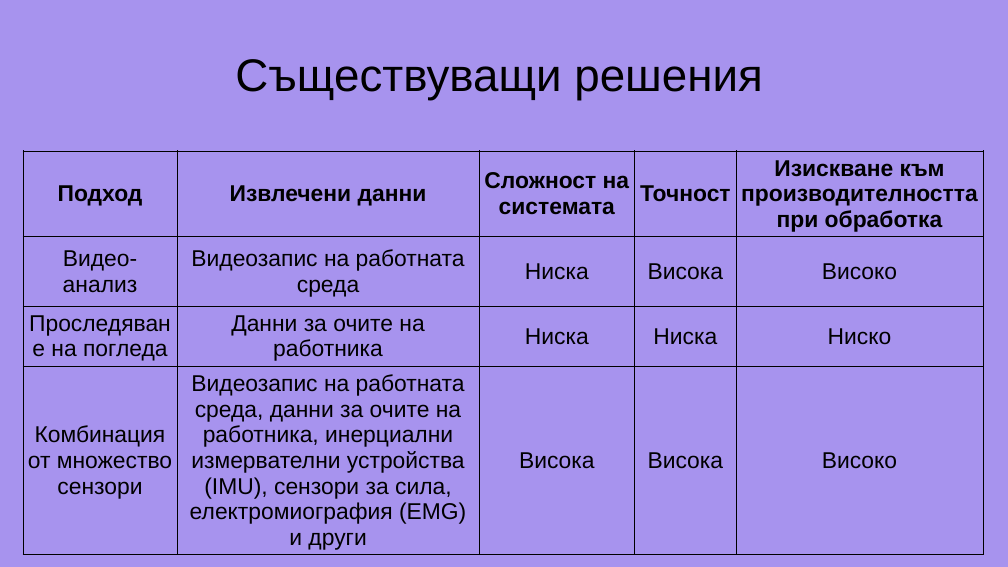
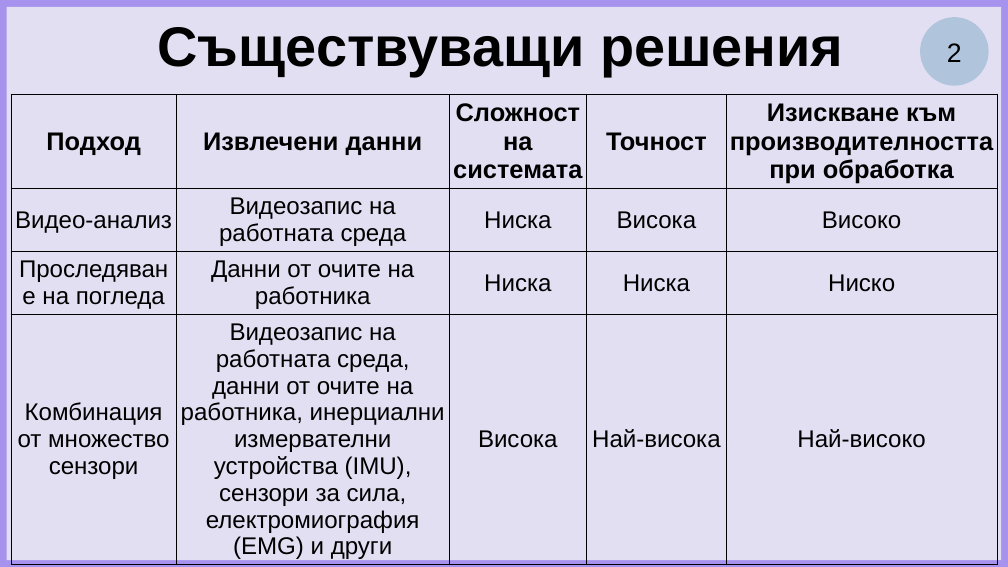
Before and after one commit to GeorgeChaparov/University-Theses, a slide deck: slide 3 of Presentation.odp. Drawn at 1008x567 pixels with LibreOffice and Linux fonts; fonts in the diff are those of the drawing. Boxes give left, top, right and bottom in pixels: in the first picture for what was removed or moved away, otherwise in the second. Text is boxed around its words. In the diff, an @@ line names an element or a change of style, - is before the commit and + after.

Commit message:
Presentation finished

```diff
--- a/Presentation.odp
+++ b/Presentation.odp
@@ rectangle added at (6, 6, 1002, 560), fill #E3DFF2 @@
@@ text "Съществуващи решения": place and size @@
-text "Съществуващи решения" at (235, 59, 762, 100)
+text "Съществуващи решения" at (157, 27, 843, 76)
@@ text "Съществуващи решения" at (157, 27, 843, 76): size 36 to 44 pt, bold on @@
@@ ellipse added at (920, 17, 989, 86), fill #B0C5DC, 21 pt, text #000000 @@
+2
@@ table at (11, 94, 997, 563) @@
-row 3, column 2: Данни за очите на работника
+row 3, column 2: Данни от очите на работника
-row 4: Комбинация от множество сензори | Видеозапис на работната среда, данни за очите на работника, инерциални измервателни устройства (IMU), сензори за сила, електромиография (EMG) и други | Висока | Висока | Високо
+row 4: Комбинация от множество сензори | Видеозапис на работната среда, данни от очите на работника, инерциални измервателни устройства (IMU), сензори за сила, електромиография (EMG) и други | Висока | Най-висока | Най-високо
@@ size 18 to 20 pt in "Подход", "Извлечени данни", "Сложност на системата", "Точност" and 1 more places @@
@@ size 18 to 19 pt in "Видео-анализ", "Видеозапис на работната среда", "Ниска", "Висока" and 7 more places @@
@@ table: place and size @@
-table at (23, 151, 983, 554)
+table at (11, 94, 997, 563)
```
Also in this commit, not shown: 8 other slides changed, 16 slides added, 13 slides removed, 7 other files.
